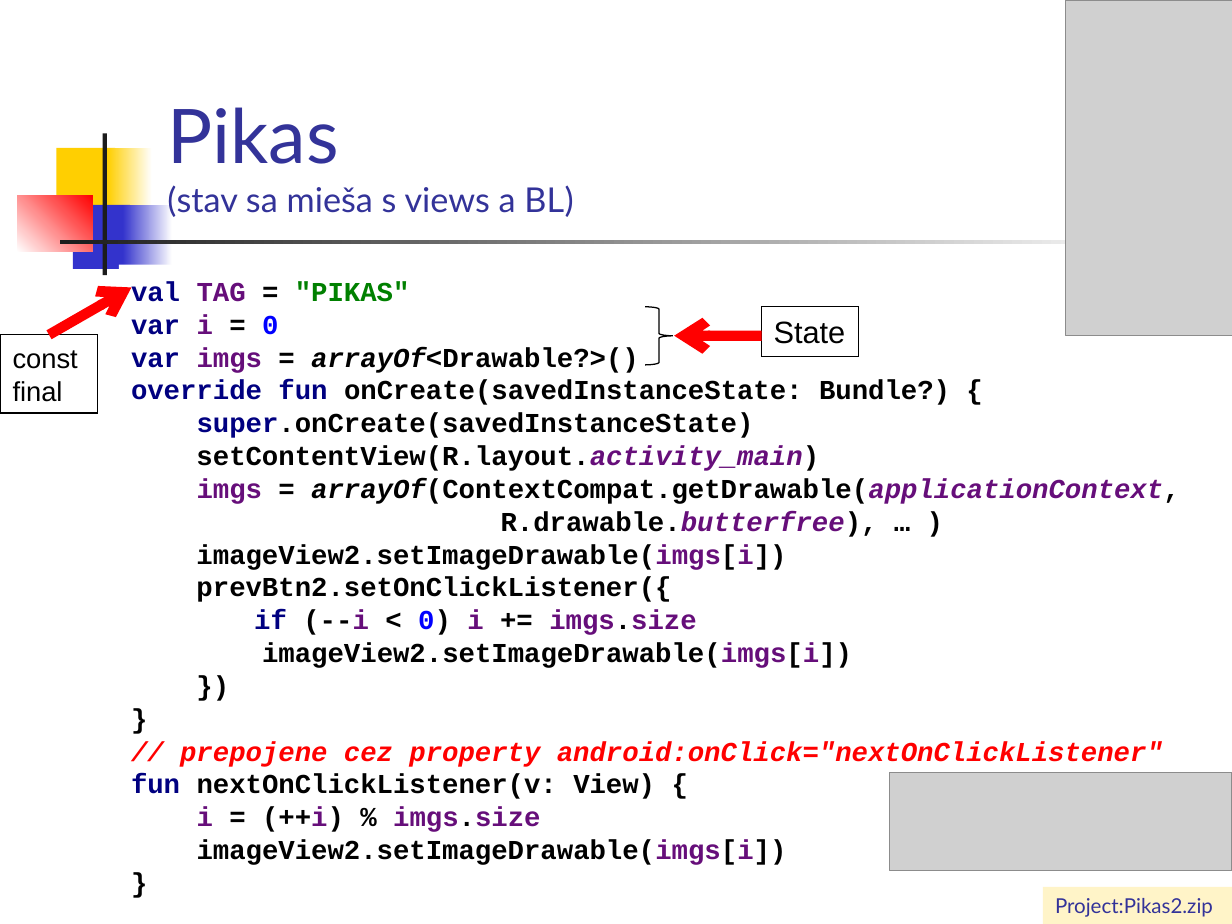
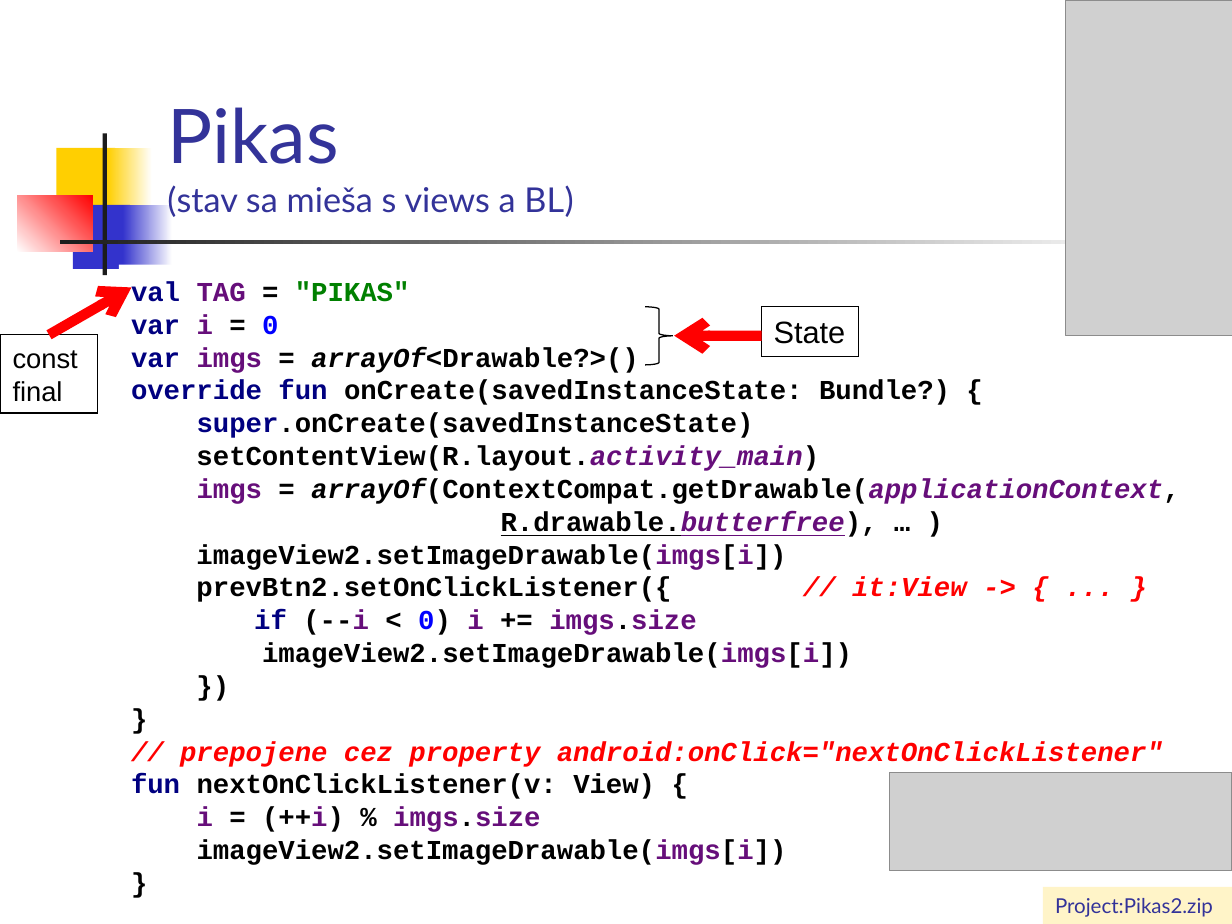
Before and after one commit to vmandro/Prednasky, a slide deck: slide 6 of 04/04_Android.ppt. Drawn at 1232x924 pixels with LibreOffice and Linux fonts; fonts in the diff are those of the drawing; grey boxes stand for pictures. Boxes give left, top, right and bottom in pixels: in the first picture for what was removed or moved away, otherwise in the second. Text is boxed around its words. In the diff, an @@ line names an element or a change of style, - is before the commit and + after.

```diff
--- a/04/04_Android.ppt
+++ b/04/04_Android.ppt
@@ text at [131,282,1180,865]: text changed @@
-val TAG = "PIKAS"
-var i = 0
-var imgs = arrayOf<Drawable?>()
-override fun onCreate(savedInstanceState: Bundle?) {
-super.onCreate(savedInstanceState)
-setContentView(R.layout.activity_main)
-imgs = arrayOf(ContextCompat.getDrawable(applicationContext, R.drawable.butterfree), … )
-imageView2.setImageDrawable(imgs[i])
-prevBtn2.setOnClickListener({
-if (--i < 0) i += imgs.size
-imageView2.setImageDrawable(imgs[i])
-})
-}
-// prepojene cez property android:onClick="nextOnClickListener"
-fun nextOnClickListener(v: View) {
-i = (++i) % imgs.size
-imageView2.setImageDrawable(imgs[i])
-}
+val TAG = "PIKAS"
+var i = 0
+var imgs = arrayOf<Drawable?>()
+override fun onCreate(savedInstanceState: Bundle?) {
+super.onCreate(savedInstanceState)
+setContentView(R.layout.activity_main)
+imgs = arrayOf(ContextCompat.getDrawable(applicationContext, R.drawable.butterfree), … )
+imageView2.setImageDrawable(imgs[i])
+prevBtn2.setOnClickListener({ // it:View -> { ... }
+if (--i < 0) i += imgs.size
+imageView2.setImageDrawable(imgs[i])
+})
+}
+// prepojene cez property android:onClick="nextOnClickListener"
+fun nextOnClickListener(v: View) {
+i = (++i) % imgs.size
+imageView2.setImageDrawable(imgs[i])
+}
```
Also in this commit, not shown: 23 other slides changed, 1 slide added, 29 slides removed, 1 other file.
